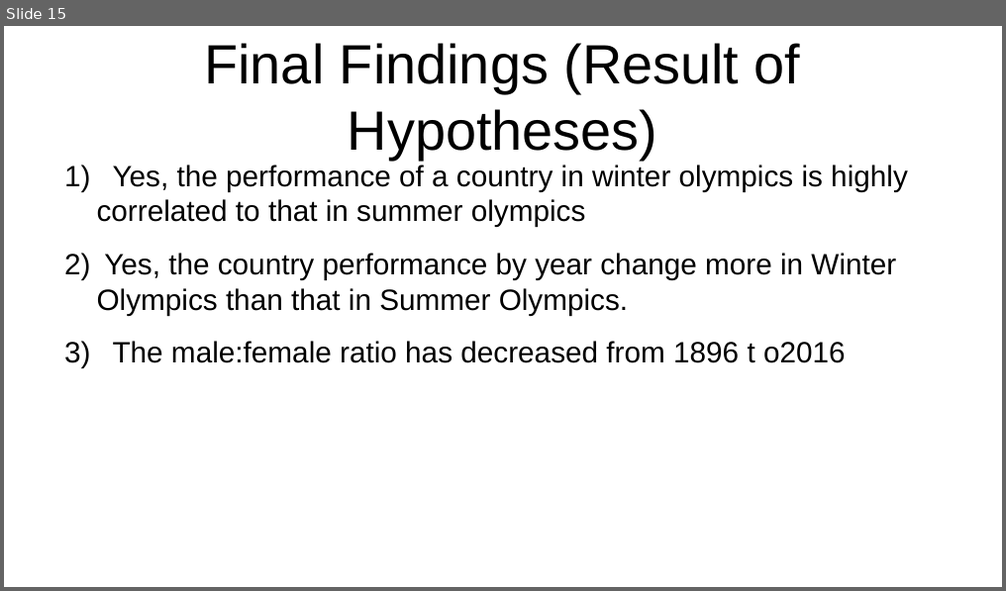
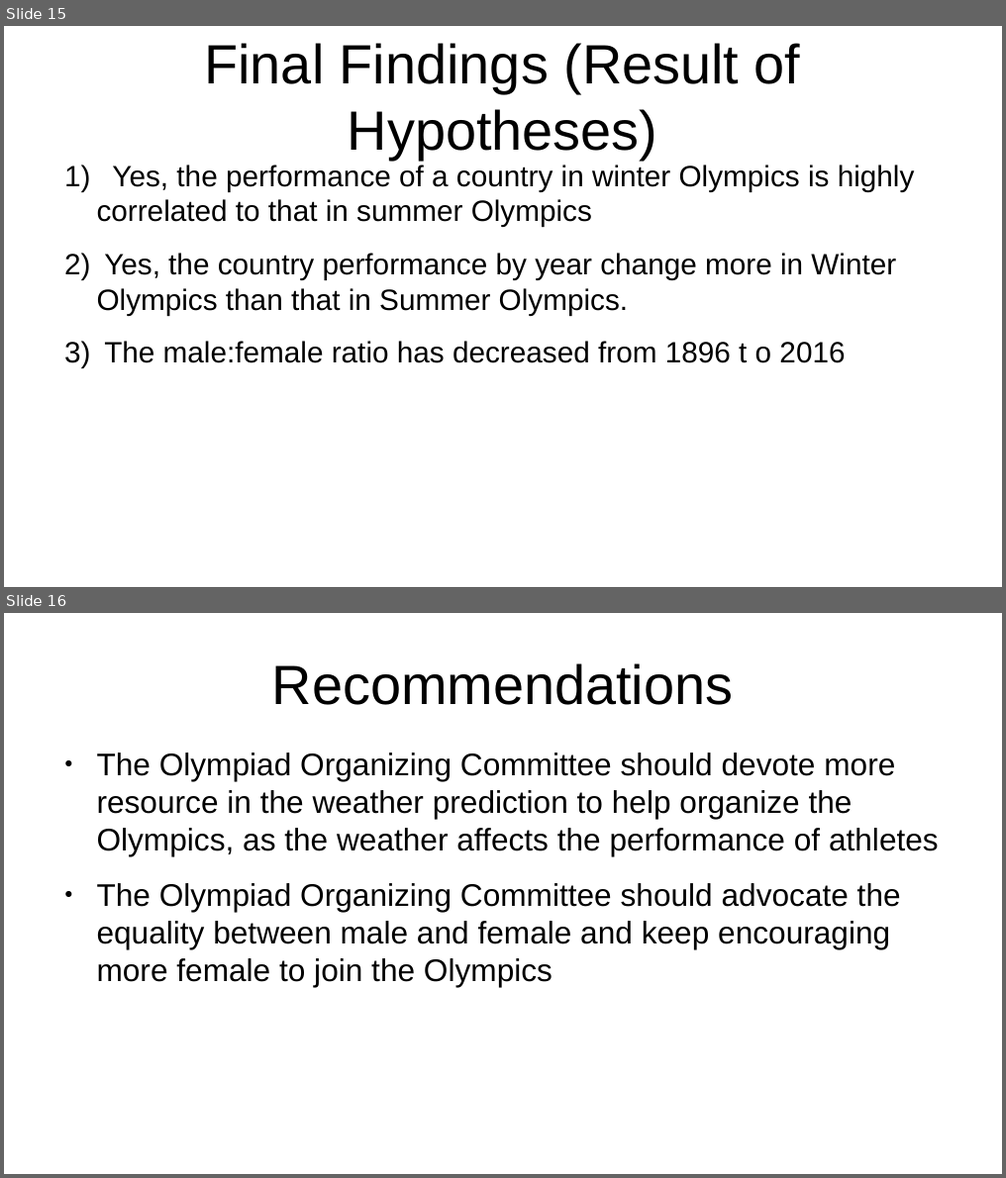
Before and after one commit to urbanclimatefr/Coursera-Learn-SQL-Basics-for-Data-Science, a slide deck: C4-SQL-for-Data-Science-Capstone-Project/SportsStats/presentation.pptx. Shown one above the other, each under a label of ours: slide 15 before the commit, slides 15 and 16 after it. The pictures are 1006x591 and 1006x1178 pixels, drawn with LibreOffice and Linux fonts; fonts in the diff are those of the drawing. Boxes give left, top, right and bottom in pixels: in the first picture for what was removed or moved away, otherwise in the second. Text is boxed around its words. In the diff, an @@ line names an element or a change of style, - is before the commit and + after.

```diff
--- a/C4-SQL-for-Data-Science-Capstone-Project/SportsStats/presentation.pptx
+++ b/C4-SQL-for-Data-Science-Capstone-Project/SportsStats/presentation.pptx
@@ slide 16 added at (4,613,1002,1174), background #FFFFFF @@
@@ text added at (272,663,734,705), 44 pt, text #000000 @@
+Recommendations
@@ text added at (97,753,939,987), 25 pt, text #000000 @@
+● The Olympiad Organizing Committee should devote more resource in the weather prediction to help organize the Olympics, as the weather affects the performance of athletes
+● The Olympiad Organizing Committee should advocate the equality between male and female and keep encouraging more female to join the Olympics
@@ slide 15 changed as well @@
@@ text at (97,165,915,227): text changed @@
-1) Yes, the performance of a country in winter olympics is highly correlated to that in summer olympics
+1) Yes, the performance of a country in winter Olympics is highly correlated to that in summer Olympics
@@ text at (104,341,845,364): spaces changed @@
-3) The male:female ratio has decreased from 1896 t o2016
+3) The male:female ratio has decreased from 1896 t o 2016
```
Also in this commit, not shown: 1 other slide changed.
